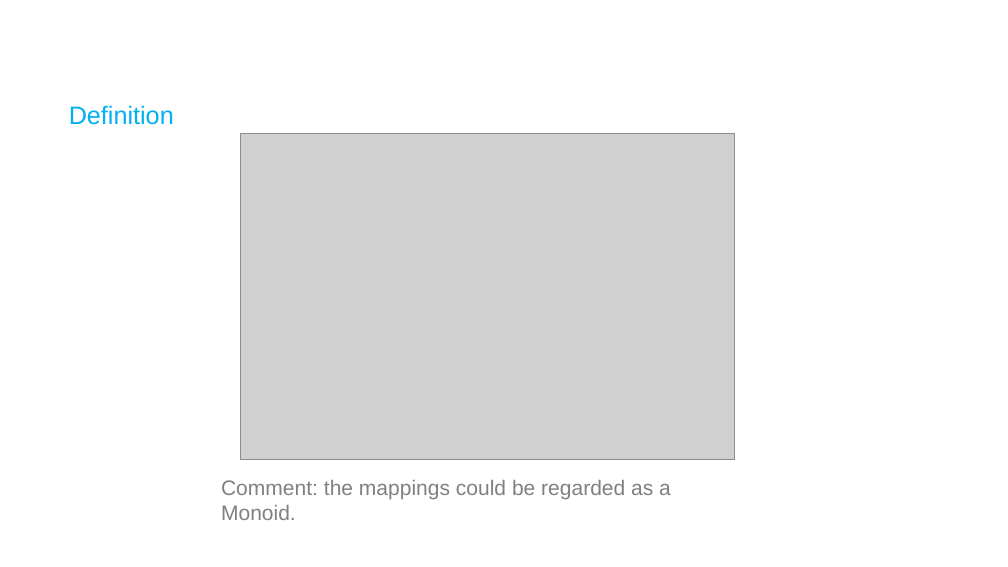
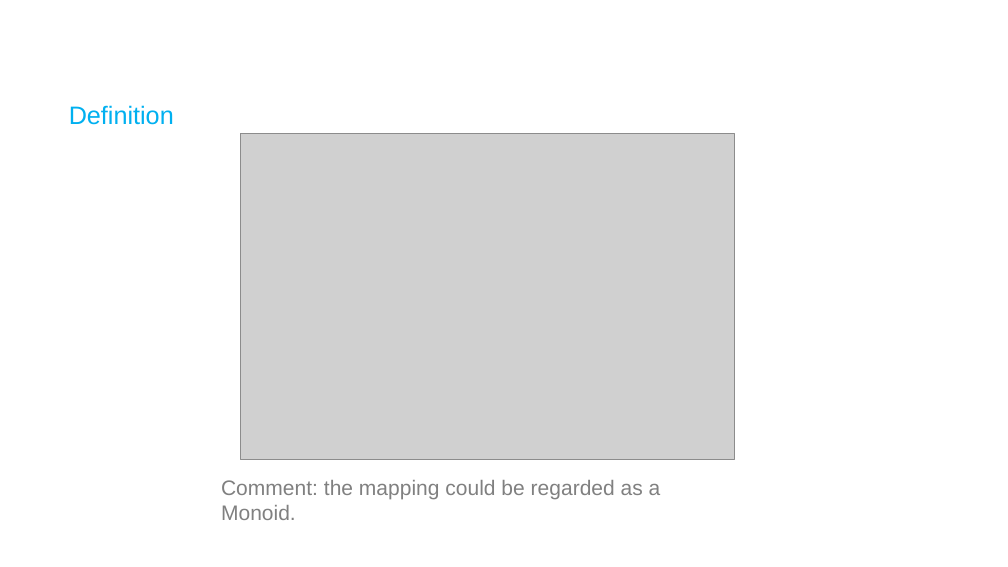
Before and after one commit to Freakwill/pycon2021-ppt, a slide deck: slide 5 of slide-light.pptx. Drawn at 1008x567 pixels with LibreOffice and Linux fonts; fonts in the diff are those of the drawing; grey boxes stand for pictures; background and template pictures are left out. Boxes give left, top, right and bottom in pixels: in the first picture for what was removed or moved away, otherwise in the second. Text is boxed around its words. In the diff, an @@ line names an element or a change of style, - is before the commit and + after.

```diff
--- a/slide-light.pptx
+++ b/slide-light.pptx
@@ text at box(221, 480, 661, 520): text changed @@
-Comment: the mappings could be regarded as a Monoid.
+Comment: the mapping could be regarded as a Monoid.
```
Also in this commit, not shown: 1 other slide changed.
